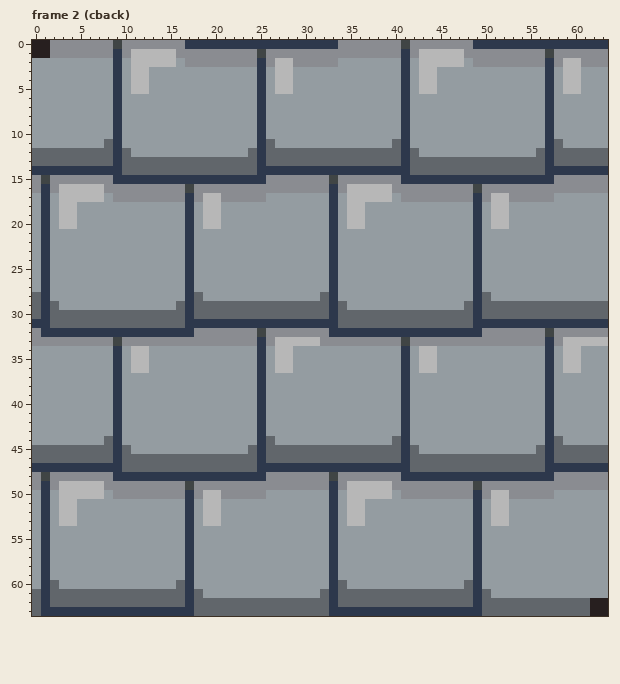
Pixel-art file -- dist/img/tiles/bricks.aseprite. Above, as it was before the edit.
64x64 pixels, 31 frames. Shown: frame 2 (cback). The commit also changed other frames, which this record leaves out.
Now the later version:
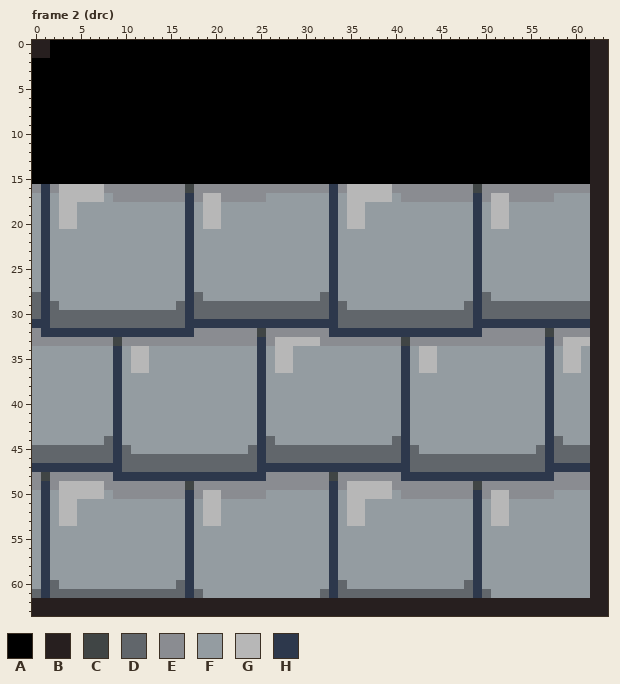
Palette (. is transparent): A #000000  B #271f1f  C #404545  D #61666b  E #8a8c91  F #949ca1  G #b7b7b7  H #2d384c
Commit: Added full tileset for walls + basic floor tileset (need to add more variation...)
The exact change:
Frame 2 (drc), layer "border":
y 0: x 2..63 EEEEEEECEEEEEEEHHHHHHHHHHHHHHHHHEEEEEEECEEEEEEEHHHHHHHHHHHHHHH -> AAAAAAAAAAAAAAAAAAAAAAAAAAAAAAAAAAAAAAAAAAAAAAAAAAAAAAAAAAAABB
y 1: x 2..63 EEEEEEEHEGGGGGEEEEEEEEECEEEEEEEEEEEEEEEHEGGGGGEEEEEEEEECEEEEEE -> AAAAAAAAAAAAAAAAAAAAAAAAAAAAAAAAAAAAAAAAAAAAAAAAAAAAAAAAAAAABB
y 2: x 0..63 FFFFFFFFFHFGGGGGFEEEEEEEEHEGGEEEEEFFFFFFFHFGGGGGFEEEEEEEEHEGGEEE -> AAAAAAAAAAAAAAAAAAAAAAAAAAAAAAAAAAAAAAAAAAAAAAAAAAAAAAAAAAAAAABB
y 3..5: x 0..63 FFFFFFFFFHFGGFFFFFFFFFFFFHFGGFFFFFFFFFFFFHFGGFFFFFFFFFFFFHFGGFFF -> AAAAAAAAAAAAAAAAAAAAAAAAAAAAAAAAAAAAAAAAAAAAAAAAAAAAAAAAAAAAAABB
y 6..10: x 0..63 FFFFFFFFFHFFFFFFFFFFFFFFFHFFFFFFFFFFFFFFFHFFFFFFFFFFFFFFFHFFFFFF -> AAAAAAAAAAAAAAAAAAAAAAAAAAAAAAAAAAAAAAAAAAAAAAAAAAAAAAAAAAAAAABB
y 11: x 0..63 FFFFFFFFDHFFFFFFFFFFFFFFFHDFFFFFFFFFFFFFDHFFFFFFFFFFFFFFFHDFFFFF -> AAAAAAAAAAAAAAAAAAAAAAAAAAAAAAAAAAAAAAAAAAAAAAAAAAAAAAAAAAAAAABB
y 12: x 0..63 DDDDDDDDDHDFFFFFFFFFFFFFDHDDDDDDDDDDDDDDDHDFFFFFFFFFFFFFDHDDDDDD -> AAAAAAAAAAAAAAAAAAAAAAAAAAAAAAAAAAAAAAAAAAAAAAAAAAAAAAAAAAAAAABB
y 13: x 0..63 DDDDDDDDDHDDDDDDDDDDDDDDDHDDDDDDDDDDDDDDDHDDDDDDDDDDDDDDDHDDDDDD -> AAAAAAAAAAAAAAAAAAAAAAAAAAAAAAAAAAAAAAAAAAAAAAAAAAAAAAAAAAAAAABB
y 14: x 0..63 HHHHHHHHHHDDDDDDDDDDDDDDDHHHHHHHHHHHHHHHHHDDDDDDDDDDDDDDDHHHHHHH -> AAAAAAAAAAAAAAAAAAAAAAAAAAAAAAAAAAAAAAAAAAAAAAAAAAAAAAAAAAAAAABB
y 15: x 0..63 ECEEEEEEEHHHHHHHHHHHHHHHHHEEEEEEECEEEEEEEHHHHHHHHHHHHHHHHHEEEEEE -> AAAAAAAAAAAAAAAAAAAAAAAAAAAAAAAAAAAAAAAAAAAAAAAAAAAAAAAAAAAAAABB
y 16: x 62..63 EE -> BB
y 17..28: x 62..63 FF -> BB
y 29..30: x 62..63 DD -> BB
y 31: x 62..63 HH -> BB
y 32: x 62..63 EE -> BB
y 33: x 62..63 GG -> BB
y 34..44: x 62..63 FF -> BB
y 45..46: x 62..63 DD -> BB
y 47: x 62..63 HH -> BB
y 48..49: x 62..63 EE -> BB
y 50..61: x 62..63 FF -> BB
y 62: x 0..61 DHDDDDDDDDDDDDDDDHDDDDDDDDDDDDDDDHDDDDDDDDDDDDDDDHDDDDDDDDDDDD -> BBBBBBBBBBBBBBBBBBBBBBBBBBBBBBBBBBBBBBBBBBBBBBBBBBBBBBBBBBBBBB
y 63: x 0..61 DHHHHHHHHHHHHHHHHHDDDDDDDDDDDDDDDHHHHHHHHHHHHHHHHHDDDDDDDDDDDD -> BBBBBBBBBBBBBBBBBBBBBBBBBBBBBBBBBBBBBBBBBBBBBBBBBBBBBBBBBBBBBB
Pixel boxes of the changes (left, top, right, bottom) in both pictures:
changed: (32, 40, 608, 616)
